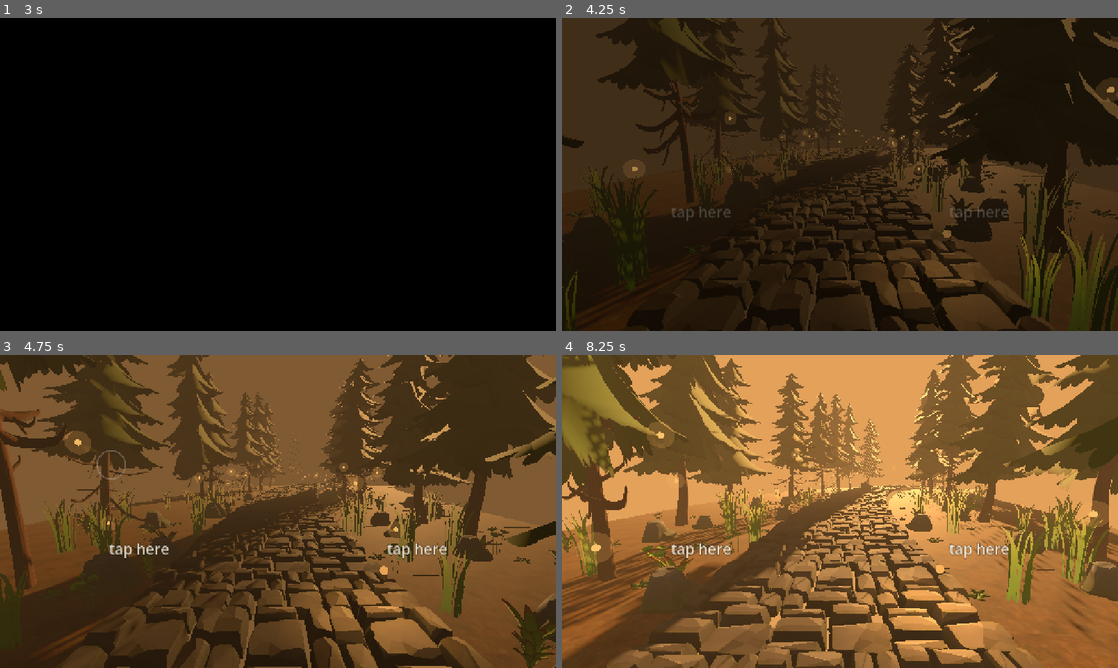
Above: before the commit, frames 1-4 (two rows, left to right).
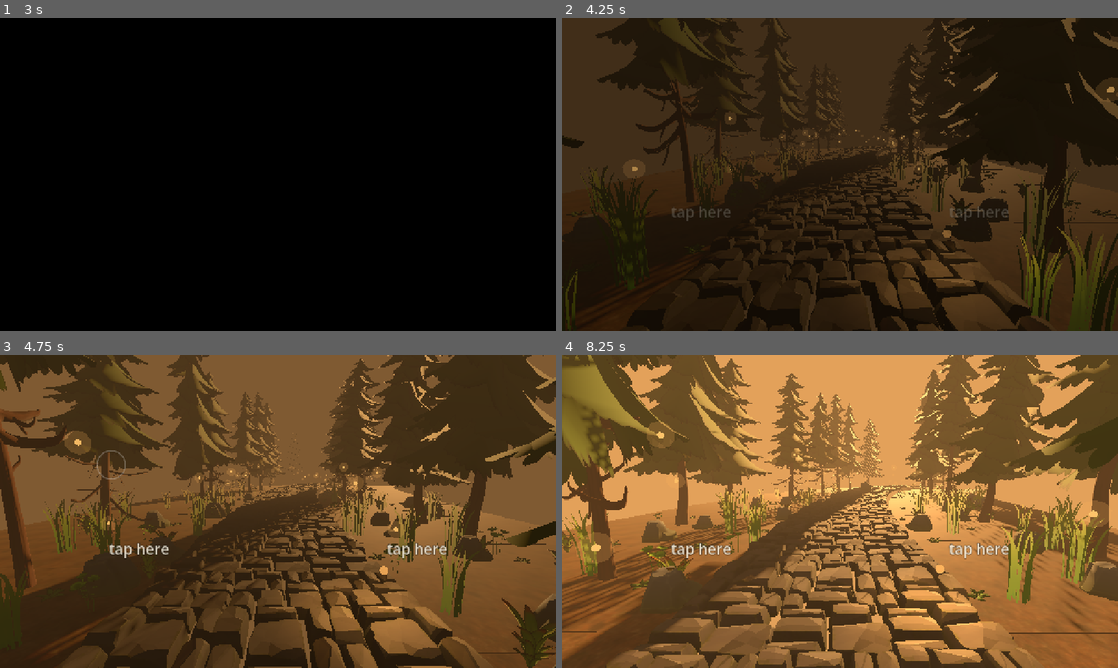
Above: after the commit, the same moments.

Repository: dsickles/Threshold
Game: Godot game, scene res://scenes/chapters/protector/protector.tscn
Same seed, same stepped clock (60 frames per second), same inputs: the game is played once before the commit and once after it. This scene is started directly instead of the project's main scene. Sound files missing from this copy of the repository are replaced by a short silence.
Inputs (mouse positions are in pixels of both pictures, inside the frame that each line leads up to):
- Up to frame 1 (3 s): tap Enter at 0.5, 0.6, 2, 2.1 s; move the mouse to (400, 158) at 0.52 s; hold D 0.53-1.25 s; click (400, 158) at 0.67 s; tap Space at 0.77, 1.25, 2.75 s; drag from (166, 190) to (250, 237) at 1.27 s; move the mouse to (333, 105) at 2.02 s; hold D 2.03-2.75 s; drag from (250, 237) to (111, 127) at 2.77 s
- Up to frame 2 (4.25 s): move the mouse to (1006, 221) at 3.52 s; hold A from 3.53 s (still down); tap Enter at 3.6 s; tap Space at 3.77 s
- Up to frame 3 (4.75 s): release A at 4.25 s; tap Enter at 4.25 s; drag from (111, 464) to (194, 433) at 4.27 s
- Up to frame 4 (8.25 s): tap Enter at 5, 5.1, 6.6, 8.1 s; move the mouse to (867, 511) at 5.02 s; hold S 5.03-5.75 s; click (867, 511) at 5.17 s; drag from (756, 433) to (728, 527) at 5.77 s; move the mouse to (962, 495) at 6.52 s; hold W 6.53-7.25 s; tap Space at 6.77 s; drag from (728, 527) to (812, 574) at 7.27 s; move the mouse to (895, 442) at 8.02 s; hold S from 8.03 s (still down)

Frame 1 is identical in both runs. In frame 2, less than 0.1% of the frame differs, in the area x 3-100%, y 41-100%; in frame 3, 0.1%; in frame 4, 0.4%, in the area x 0-100%, y 42-90%.

Commit message:
DAS-106: Hopper round 3: floor sections don't flicker where they overlap
Every other slot's floor sits 1 cm higher, so overlapping sections no
longer fight over the same surface. The browser close-up throws if the
page has no size instead of quietly taking the whole screen.

Co-Authored-By: Claude Opus 5.5 <noreply@anthropic.com>
Claude-Session: https://claude.ai/code/session_0141nuBAHyLiCsrjq3WDav9G

Diff:
--- a/game/scenes/chapters/protector/protector_run.gd
+++ b/game/scenes/chapters/protector/protector_run.gd
@@ -80,6 +80,7 @@
 const UNDERGROWTH_SEEN := 36.0  # Past this it is too small to make out.
 const TREES_SEEN := 60.0  # Past this the fog has mostly hidden them.
 const FADE_BAND := 12.0
+const FLOOR_STEP := 0.01  # How much higher every other slot's floor is (m).
 const MAX_DENSITY := 2.0  # Pixels to each of the screen's points the 3D is drawn at, at most.
 
 # The look of each part: sky (and fog), tiles, sun energy, ambient energy,
@@ -1081,7 +1082,9 @@
 		slab.mesh = _ground_mesh
 		slab.material_override = _ground_material
 		slab.cast_shadow = GeometryInstance3D.SHADOW_CASTING_SETTING_OFF
-		slab.position = Vector3(side * (2.6 + _ground_mesh.size.x / 2.0), 0.0, 0.0)
+		# Every other slot 1 cm higher, so where neighbours overlap one is
+		# plainly on top and their surfaces don't flicker through each other.
+		slab.position = Vector3(side * (2.6 + _ground_mesh.size.x / 2.0), FLOOR_STEP * (slot % 2), 0.0)
 		ground.add_child(slab)
 	var patch := MeshInstance3D.new()
 	patch.mesh = _patches[int(_hash01(slot, 19) * PATCHES) % PATCHES]
--- a/game/tests/test_protector.gd
+++ b/game/tests/test_protector.gd
@@ -1010,6 +1010,14 @@
 			check(mat.distance_fade_min_distance > mat.distance_fade_max_distance,
 					"%s: from nothing far off to whole nearer" % mat.resource_name)
 	check(_run._ground_material.albedo_texture != null, "the forest floor is textured, not a flat colour")
+	# Neighbouring floor sections overlap; one sits a little higher so they
+	# don't flicker through each other (Hopper, round 3).
+	var slots: Array = _run._slots.keys()
+	slots.sort()
+	var a: Node3D = (_run._slots[slots[0]][2] as Node3D).get_child(0)
+	var b: Node3D = (_run._slots[slots[0] + 1][2] as Node3D).get_child(0)
+	check_near(absf(a.position.y - b.position.y), _run.FLOOR_STEP, 0.0001,
+			"neighbouring floor sections are not at the same height")
 	for mesh: Mesh in _run._patches:
 		check_eq(mesh.get_surface_count(), 3, "a patch of undergrowth is three draws: leaves, grass, rock")
 	var patch_materials := {}
Not shown, changed: tests/web/specs/game.ts
